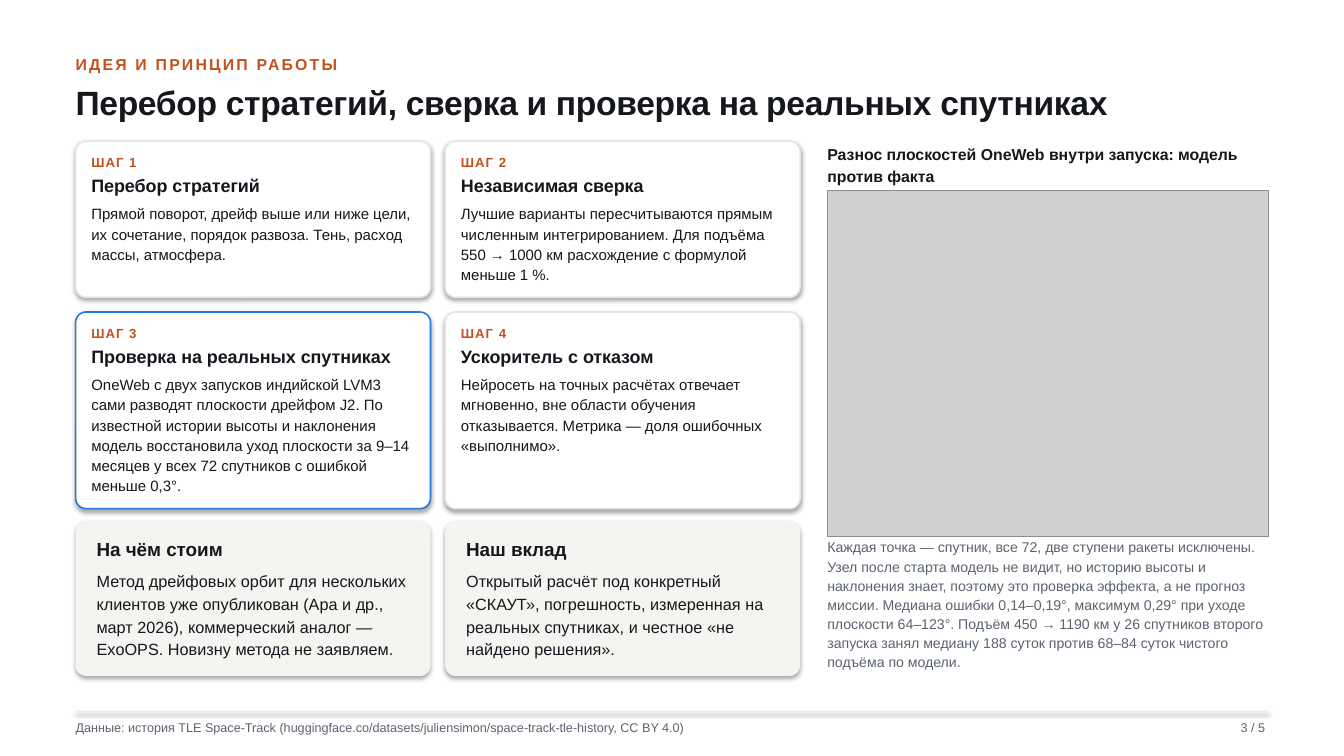
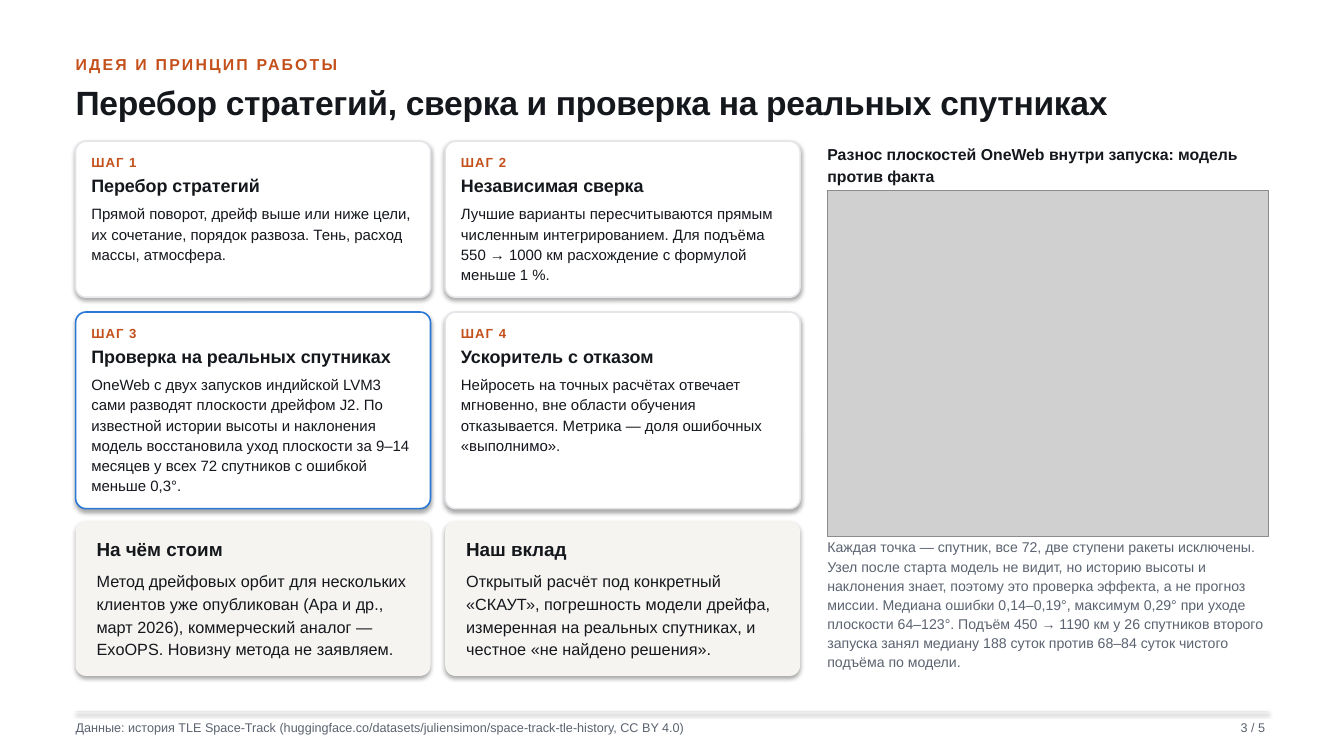
Before and after one commit to andrew-ug/brics-ideathon-2026, a slide deck: slide 3 of out/slides/DREIF_portfolio.pptx. Drawn at 1344x756 pixels with LibreOffice and Linux fonts; fonts in the diff are those of the drawing; grey boxes stand for pictures. Boxes give left, top, right and bottom in pixels: in the first picture for what was removed or moved away, otherwise in the second. Text is boxed around its words. In the diff, an @@ line names an element or a change of style, - is before the commit and + after.

Commit message:
README коротко, PPTX-версия слайдов, точные формулировки на слайдах 2, 3 и 5

```diff
--- a/out/slides/DREIF_portfolio.pptx
+++ b/out/slides/DREIF_portfolio.pptx
@@ text at (466, 575, 771, 659): text changed @@
-Открытый расчёт под конкретный «СКАУТ», погрешность, измеренная на реальных спутниках, и честное «не найдено решения».
+Открытый расчёт под конкретный «СКАУТ», погрешность модели дрейфа, измеренная на реальных спутниках, и честное «не найдено решения».
```
Also in this commit, not shown: 3 other slides changed, 7 other files.
